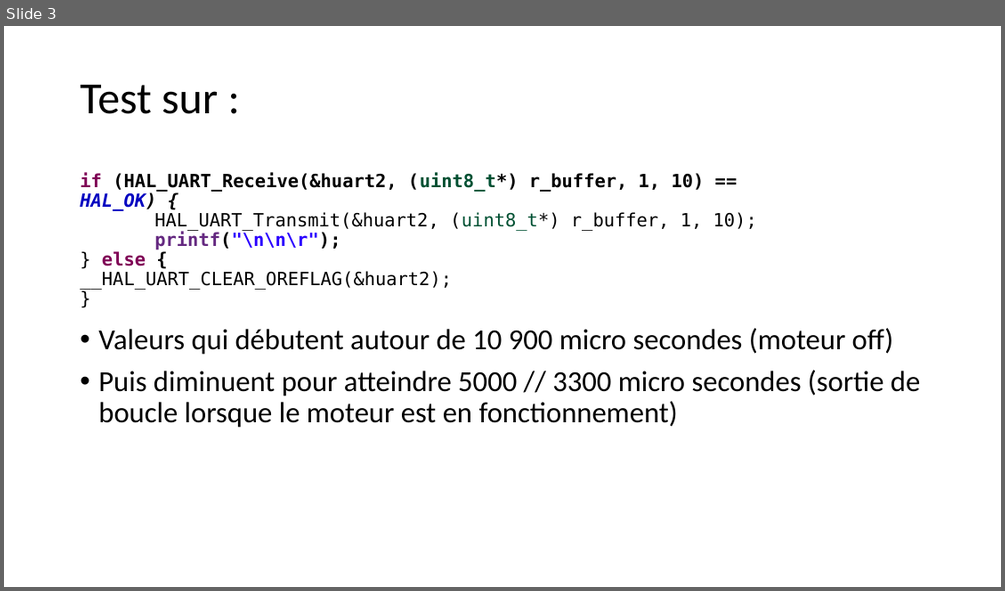
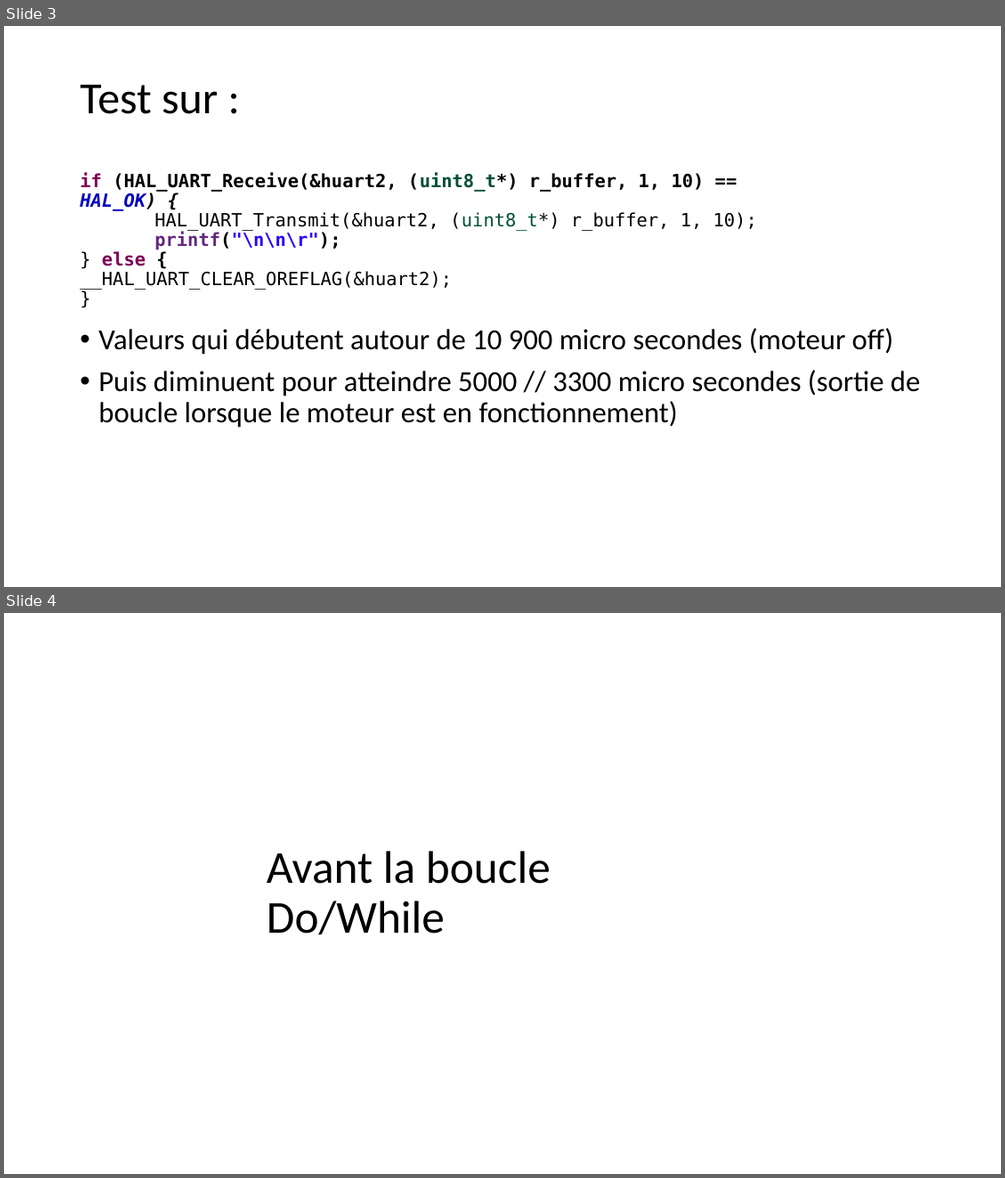
Before and after one commit to InnovationLab-EFREIParis/Stage_1DOF_DroneBench, a slide deck: 01_doc/Presentations/Courte présentation des résultats du compteur - 28_11_22.pptx. Shown one above the other, each under a label of ours: slide 3 before the commit, slides 3 and 4 after it. The pictures are 1005x591 and 1005x1178 pixels, drawn with LibreOffice and Linux fonts; fonts in the diff are those of the drawing. Boxes give left, top, right and bottom in pixels: in the first picture for what was removed or moved away, otherwise in the second. Text is boxed around its words. In the diff, an @@ line names an element or a change of style, - is before the commit and + after.

```diff
--- a/01_doc/Presentations/Courte présentation des résultats du compteur - 28_11_22.pptx
+++ b/01_doc/Presentations/Courte présentation des résultats du compteur - 28_11_22.pptx
@@ slide 4 added at [4,613,1001,1174], background #FFFFFF @@
@@ title added at [267,851,550,935], 44 pt, text #000000 @@
+Avant la boucle Do/While
```
Also in this commit, not shown: 6 other slides added, 5 other files.
